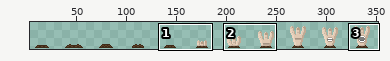
Sprite sheet, stored at enemies/burrow/burrow.png. Above: a wide view before the commit, with the close-up outlined.
Close-up. The starting point:
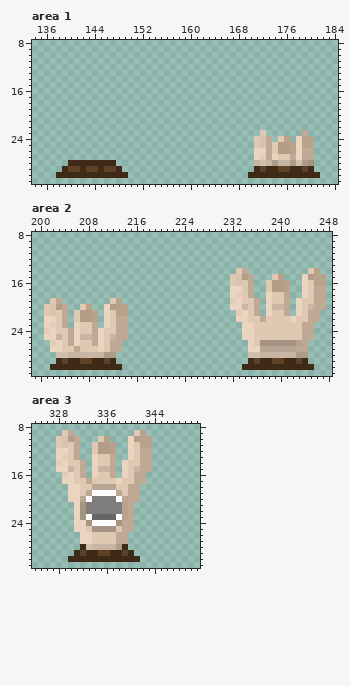
The file is 352x32 pixels. Colours within 5 levels of each other are drawn and written as one. Shown: area 1: x 134..184, y 8..31; area 2: x 199..248, y 8..31; area 3: x 324..351, y 8..31. The wide view leaves out empty margins. The commit also changed other parts of the picture, which this record leaves out.
New version:
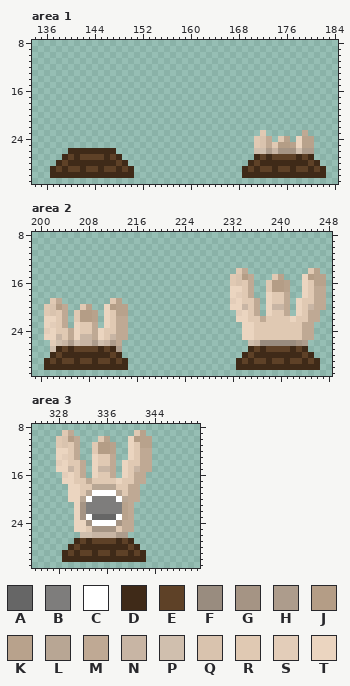
Palette (. is transparent): A #666666  B #7e7d7c  C #ffffff  D #3f2a18  E #5e4127  F #998c7f  G #a59484  H #ad9c8c  J #b49d86  K #b8a28c  L #b8a694  M #bfa994  N #c8b5a4  P #d0bfae  Q #d9c3ae  R #e0c9b3  S #e3cdb9  T #ebd5c0
Edits made:
Area 1:
y 26: x 140..147 ........ -> DDDDDDDD; x 171..180 TTMRJJKTMM -> PPHNGGGPHH
y 27: x 139..148 .......... -> DEDEEEEDED; x 171..180 TSMTRRMTMM -> DEDEEEEDED
y 28: x 138..139 .. -> DE; x 148..149 .. -> ED; x 170..181 .NPNHNNHPHG. -> DEDDDDDDDDED
y 29: x 137..138 .. -> DE; x 149..150 .. -> ED; x 169..170 .. -> DE; x 173 D -> E; x 178 D -> E; x 181..182 .. -> ED
y 30: x 137 . -> D; x 150 . -> D; x 169 . -> D; x 182 . -> D
Area 2:
y 26: x 203..212 TRMTRRMTRM -> PNHPNNHPNH; x 235..244 TRGGGGGGKM -> PNFFFFFFGH
y 27: x 202..213 TTRRMRRRTRMM -> PDEDEEEEDEDH; x 235..244 TTLLLLLLMM -> DEDEEEEDED
y 28: x 202..213 .PPNNNNNNHH. -> DEDDDDDDDDED; x 234..245 .PPNNNNNNHH. -> DEDDDDDDDDED
y 29: x 201..202 .. -> DE; x 205 D -> E; x 210 D -> E; x 213..214 .. -> ED; x 233..234 .. -> DE; x 237 D -> E; x 242 D -> E; x 245..246 .. -> ED
y 30: x 201 . -> D; x 214 . -> D; x 233 . -> D; x 246 . -> D
Area 3:
y 26: x 332..339 TTRRRRMM -> PPNNNNHH
y 27: x 331..340 .TTRRRRMM. -> DEDEEEEDED
y 28: x 330..331 .. -> DE; x 333..338 PNNNNH -> DDDDDD; x 340..341 .. -> ED
y 29: x 329..330 .. -> DE; x 333 D -> E; x 338 D -> E; x 341..342 .. -> ED
y 30: x 329 . -> D; x 342 . -> D
